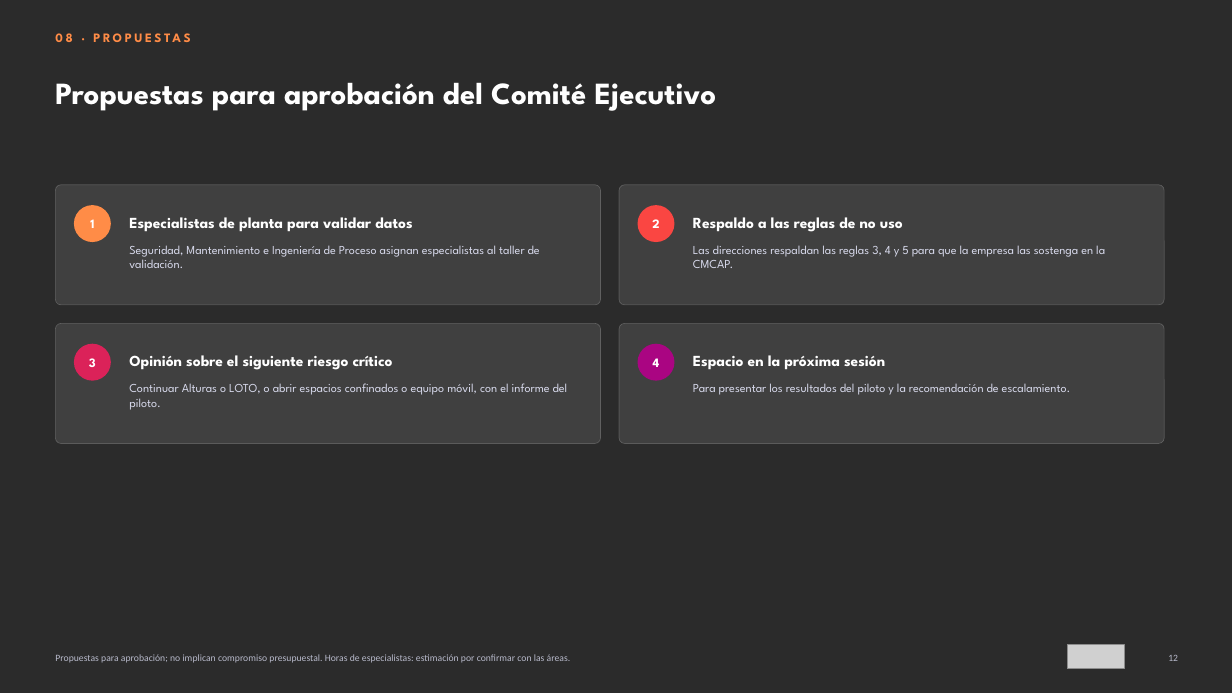
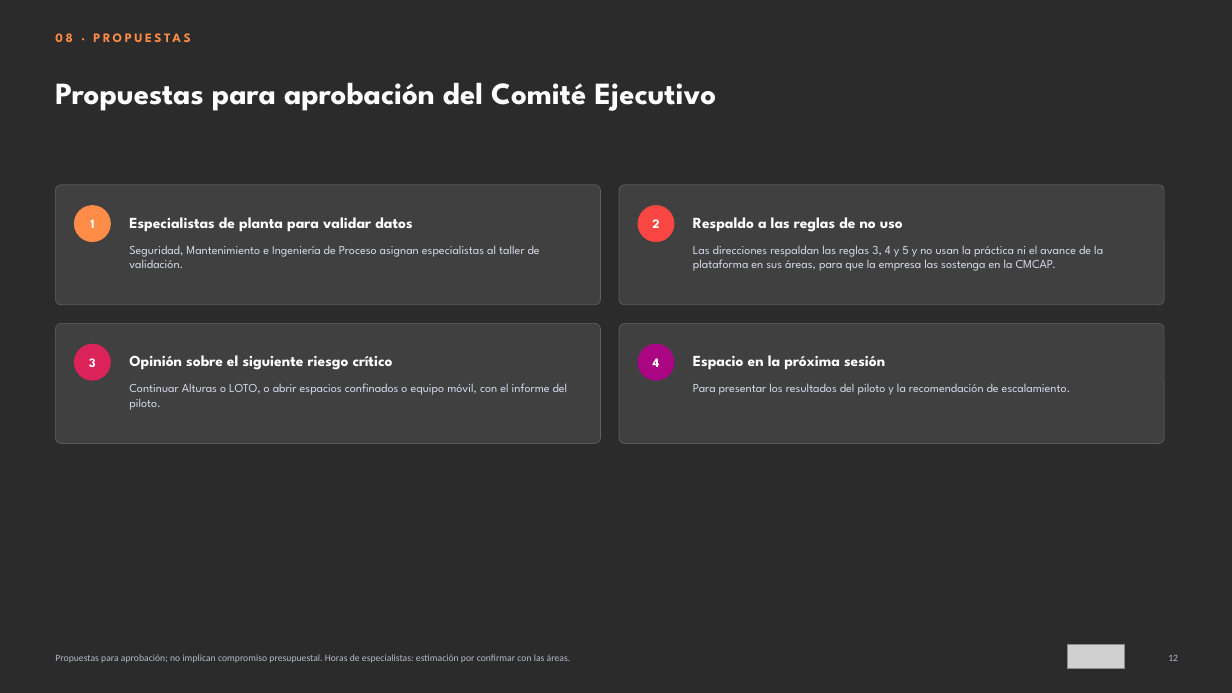
Before and after one commit to diegocardonaguzman03-maker/HR, a slide deck: slide 12 of entregables/2026-10-08-presentacion-comite/Academia_Digital_Capacitacion_por_Misiones_AMMX.pptx. Drawn at 1232x693 pixels with LibreOffice and Linux fonts; fonts in the diff are those of the drawing; grey boxes stand for pictures; background and template pictures are left out; a plain dark background stands for a picture behind light text. Boxes give left, top, right and bottom in pixels: in the first picture for what was removed or moved away, otherwise in the second. Text is boxed around its words. In the diff, an @@ line names an element or a change of style, - is before the commit and + after.

```diff
--- a/entregables/2026-10-08-presentacion-comite/Academia_Digital_Capacitacion_por_Misiones_AMMX.pptx
+++ b/entregables/2026-10-08-presentacion-comite/Academia_Digital_Capacitacion_por_Misiones_AMMX.pptx
@@ text at [693, 245, 1103, 271]: text changed @@
-Las direcciones respaldan las reglas 3, 4 y 5 para que la empresa las sostenga en la CMCAP.
+Las direcciones respaldan las reglas 3, 4 y 5 y no usan la práctica ni el avance de la plataforma en sus áreas, para que la empresa las sostenga en la CMCAP.
```
Also in this commit, not shown: 6 other slides changed, 1 other file.
